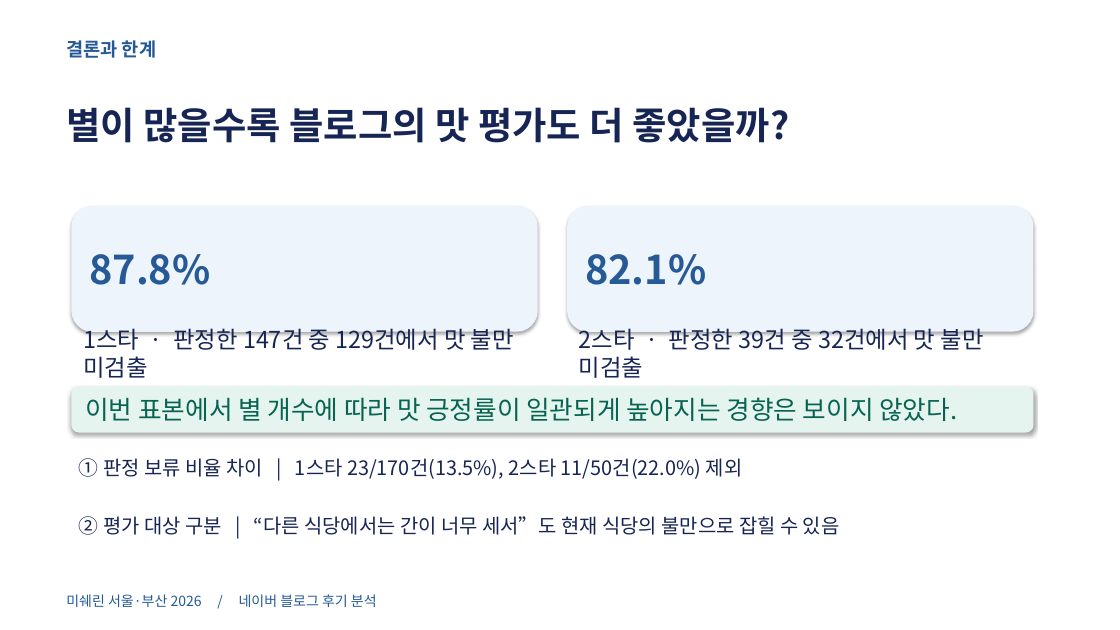
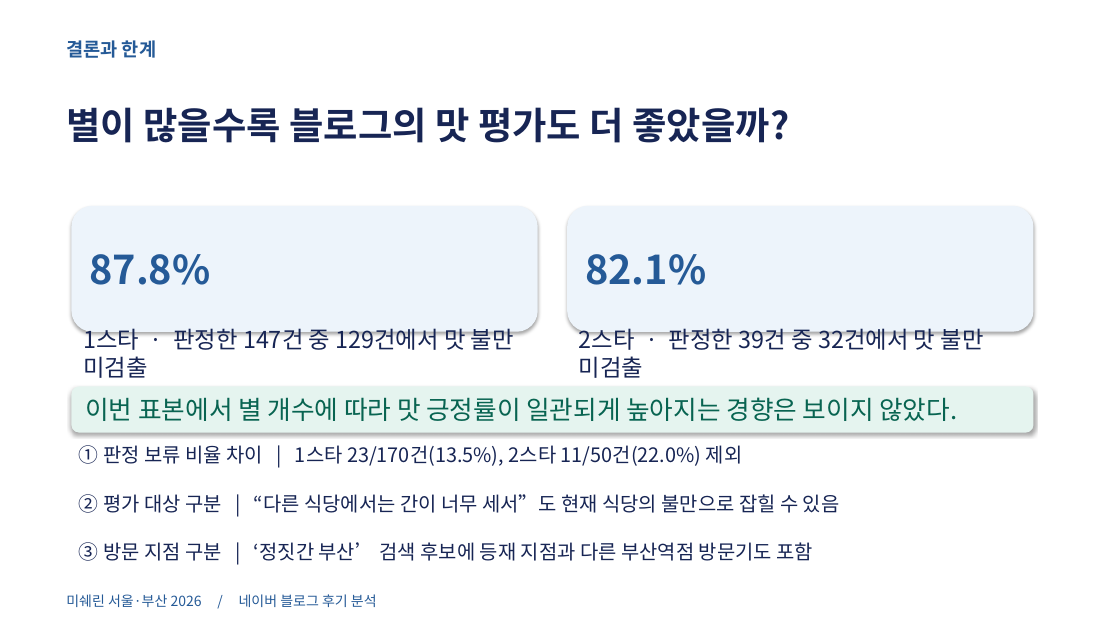
Before and after one commit to taeuk-kim-01/michelin_review_analysis, a slide deck: slide 12 of Michelin_Final.pptx. Drawn at 1120x630 pixels with LibreOffice and Linux fonts; fonts in the diff are those of the drawing. Boxes give left, top, right and bottom in pixels: in the first picture for what was removed or moved away, otherwise in the second. Text is boxed around its words. In the diff, an @@ line names an element or a change of style, - is before the commit and + after.

```diff
--- a/Michelin_Final.pptx
+++ b/Michelin_Final.pptx
@@ text "① 판정 보류 비율 차이 ..." moved from (x1=79, y1=458, x2=743, y2=479) to (x1=79, y1=445, x2=743, y2=466) @@
@@ text "② 평가 대상 구분 | ..." moved from (x1=79, y1=516, x2=840, y2=535) to (x1=79, y1=494, x2=840, y2=513) @@
@@ text added at (x1=79, y1=542, x2=813, y2=561), 17 pt, text #172554 @@
+③ 방문 지점 구분 | ‘정짓간 부산’ 검색 후보에 등재 지점과 다른 부산역점 방문기도 포함
```
